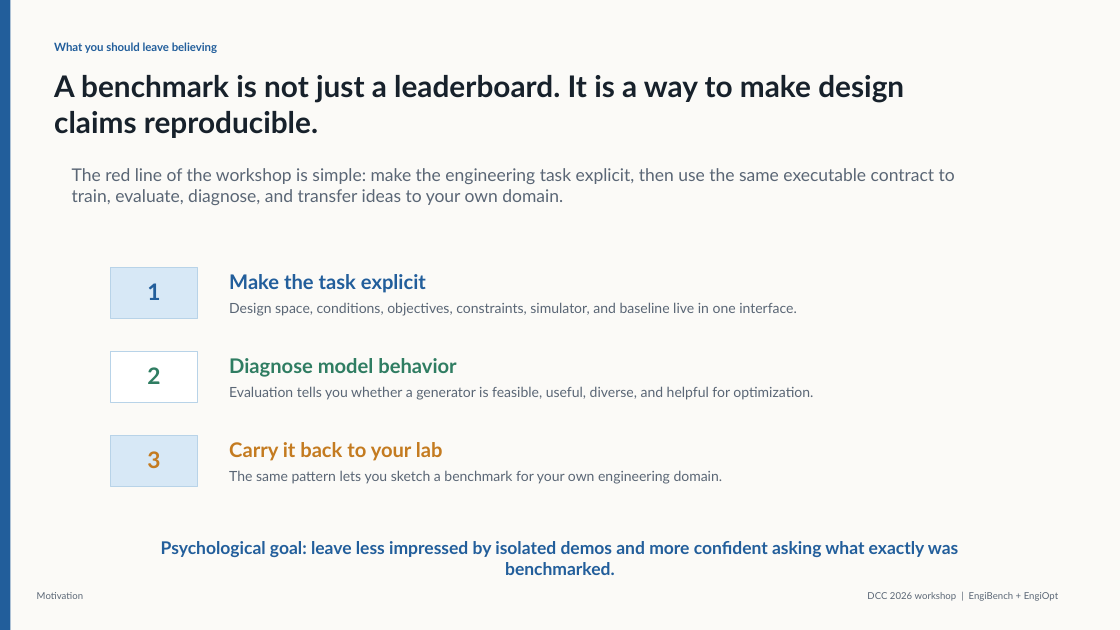
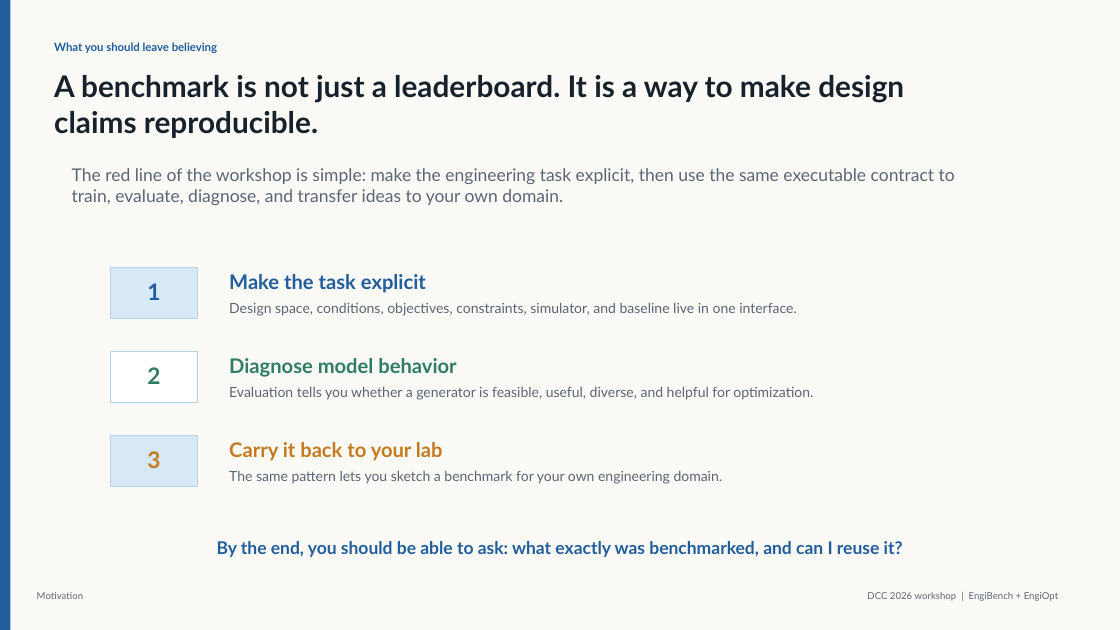
Before and after one commit to IDEALLab/EngiOpt, a slide deck: slide 3 of workshops/dcc26/slides/benchmarking-ai-for-engineering-design-dcc26.pptx. Drawn at 1120x630 pixels with LibreOffice and Linux fonts; fonts in the diff are those of the drawing. Boxes give left, top, right and bottom in pixels: in the first picture for what was removed or moved away, otherwise in the second. Text is boxed around its words. In the diff, an @@ line names an element or a change of style, - is before the commit and + after.

```diff
--- a/workshops/dcc26/slides/benchmarking-ai-for-engineering-design-dcc26.pptx
+++ b/workshops/dcc26/slides/benchmarking-ai-for-engineering-design-dcc26.pptx
@@ text at [217, 541, 903, 557]: text changed @@
-Psychological goal: leave less impressed by isolated demos and more confident asking what exactly was benchmarked.
+By the end, you should be able to ask: what exactly was benchmarked, and can I reuse it?
```
Also in this commit, not shown: 5 other slides changed, 2 other files.
